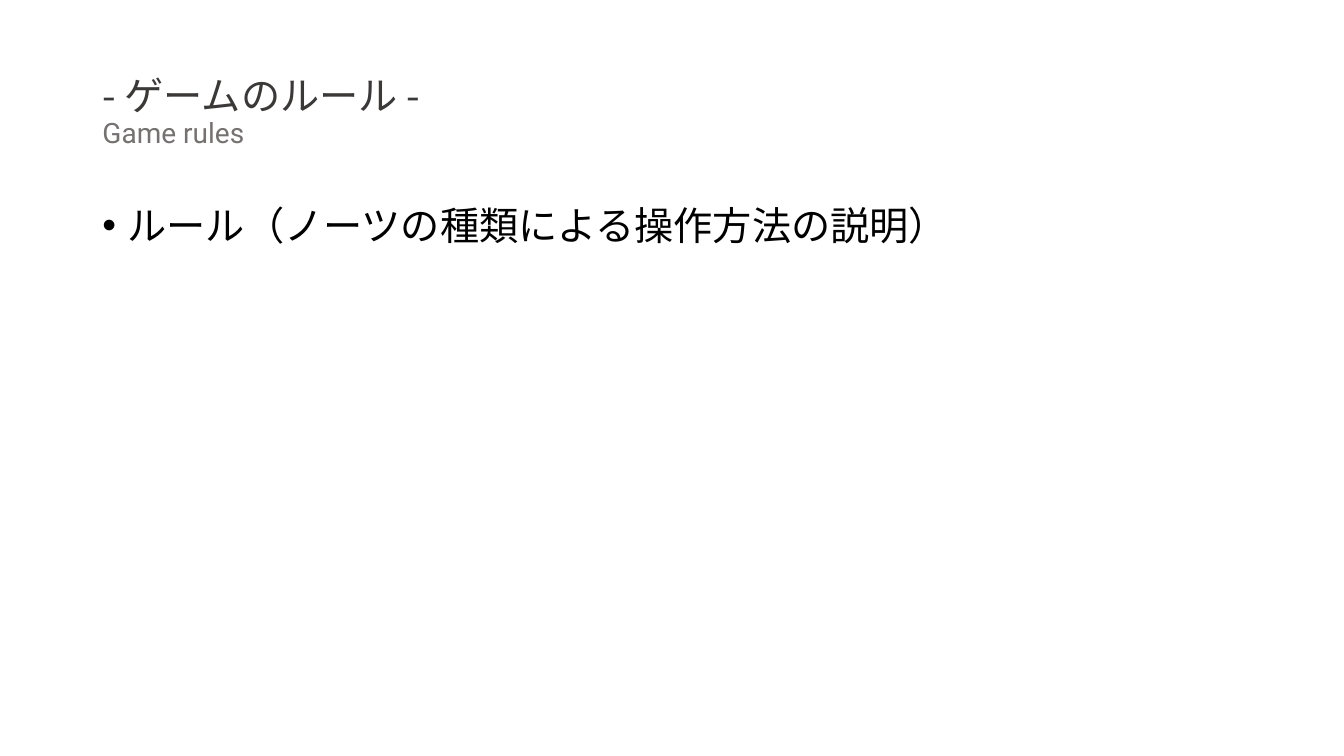
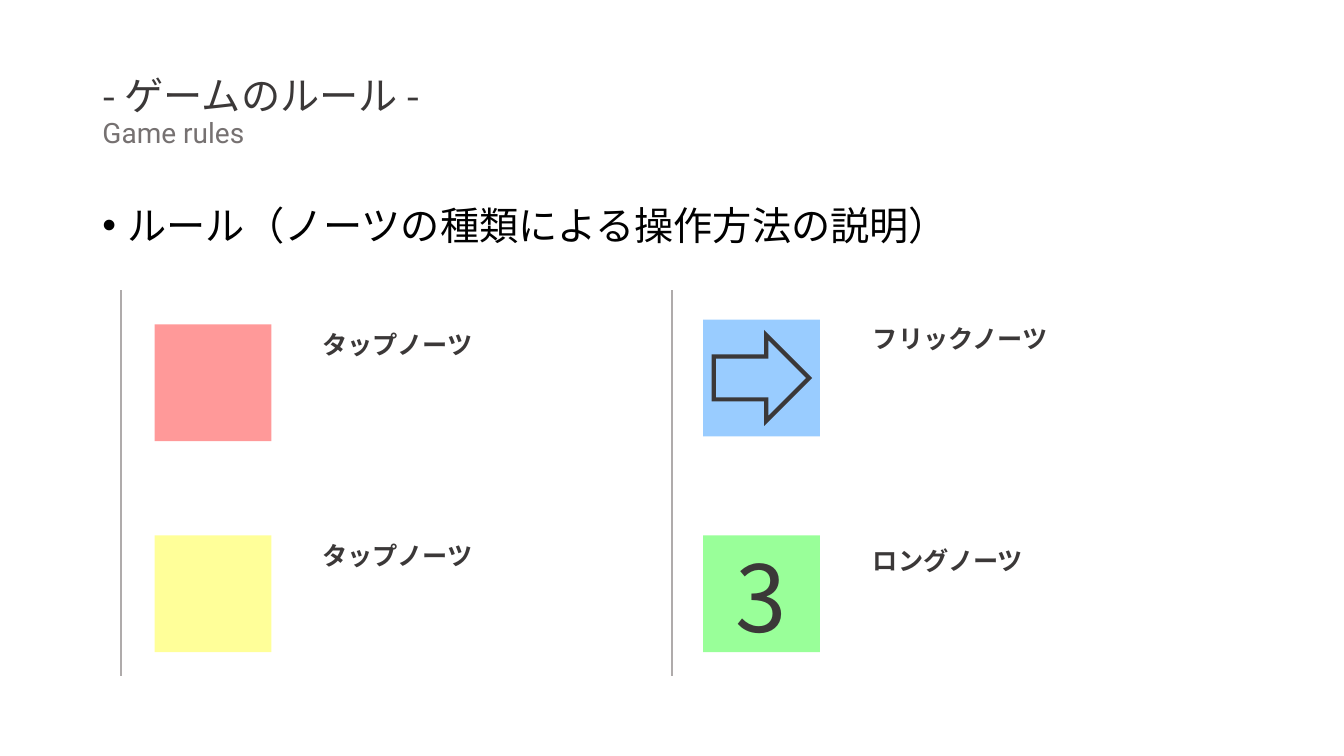
Before and after one commit to sakamana/PuzzleSoundGames, a slide deck: slide 10 of 卒研発表会.pptx. Drawn at 1344x756 pixels with LibreOffice and Linux fonts; fonts in the diff are those of the drawing. Boxes give left, top, right and bottom in pixels: in the first picture for what was removed or moved away, otherwise in the second. Text is boxed around its words. In the diff, an @@ line names an element or a change of style, - is before the commit and + after.

```diff
--- a/卒研発表会.pptx
+++ b/卒研発表会.pptx
@@ line added from (121, 290) to (121, 676), #AFABAB 1 pt @@
@@ line added from (673, 290) to (673, 676), #AFABAB 1 pt @@
@@ rectangle added at bbox=[155, 325, 272, 442], fill #FF9999 @@
@@ rectangle added at bbox=[704, 320, 821, 437], fill #99CCFF @@
@@ text added at bbox=[873, 327, 1047, 350], 18 pt, text #3B3838, bold @@
+フリックノーツ
@@ text added at bbox=[322, 332, 473, 356], 18 pt, text #3B3838, bold @@
+タップノーツ
@@ right arrow added at bbox=[714, 335, 810, 420], outline #3B3838 3 pt @@
@@ rectangle added at bbox=[155, 535, 272, 652], fill #FFFF99 @@
@@ rectangle added at bbox=[704, 535, 821, 652], fill #99FF99, 66 pt, text #3B3838 @@
+3
@@ text added at bbox=[322, 543, 473, 567], 18 pt, text #3B3838, bold @@
+タップノーツ
@@ text added at bbox=[873, 548, 1023, 572], 18 pt, text #3B3838, bold @@
+ロングノーツ
```
Also in this commit, not shown: 3 other slides changed, 3 other files.
